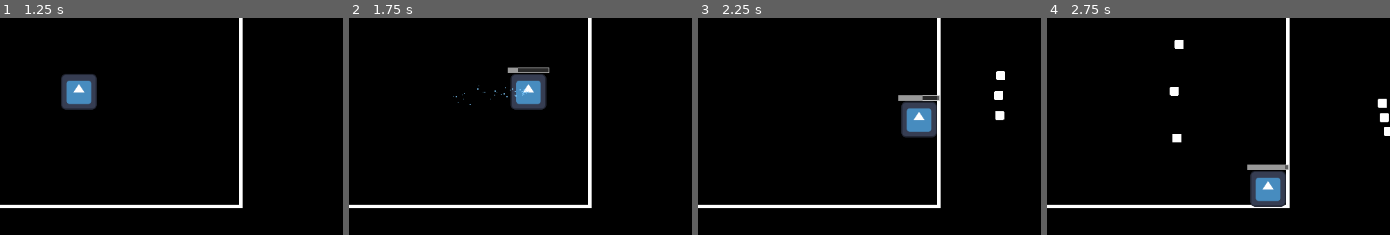
Above: before the commit, frames 1-4 (left to right).
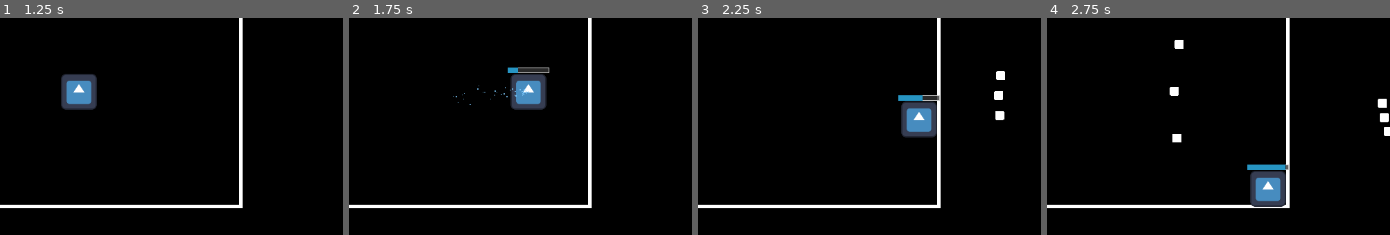
Above: after the commit, the same moments.

Repository: kriegueur/shovel_jam
Game: Godot game, scene res://scenes/battle_scene.tscn
Two runs of this game, one before a commit and one after it. Both use one fixed random seed, a clock stepped at 60 frames per second and the inputs below. The engine's default icon, where the game draws it, is replaced by a stand-in: a white triangle on a blue panel in a dark square.
Inputs:
- Up to frame 1 (1.25 s): click "Attack" at 0.5 s
- Up to frame 2 (1.75 s): tap Enter (ui_accept) at 1.25, 1.52 s; hold D (right) from 1.28 s (still down); tap Shift (dash) at 1.35 s
- Up to frame 3 (2.25 s): release D (right) at 2.03 s; hold S (down) from 2.03 s (still down); tap Shift (dash) at 2.1 s
- Up to frame 4 (2.75 s): keep holding S (down); tap Enter (ui_accept) at 2.27 s
The pictures show only the part of the screen within x 26-76%, y 29-79%; the shares and areas given below are measured in that part.

Frame 1 is identical in both runs. In frame 2, less than 0.1% of the frame differs, in the area x 46-50%, y 22-26%; in frame 3, 0.2%; in frame 4, 0.3%, in the area x 58-70%, y 67-71%.

Commit message:
feat(player_shield_and_parry): Adding shield system

Diff:
--- a/project.godot
+++ b/project.godot
@@ -50,3 +50,8 @@
 "events": [Object(InputEventKey,"resource_local_to_scene":false,"resource_name":"","device":-1,"window_id":0,"alt_press …(195 unchanged characters)…
 ]
 }
+parry&shield={
+"deadzone": 0.2,
+"events": [Object(InputEventKey,"resource_local_to_scene":false,"resource_name":"","device":-1,"window_id":0,"alt_pressed":false,"shift_pressed":false,"ctrl_pressed":false,"meta_pressed":false,"pressed":false,"keycode":0,"physical_keycode":74,"key_label":0,"unicode":106,"location":0,"echo":false,"script":null)
+]
+}
--- a/scenes/player.tscn
+++ b/scenes/player.tscn
@@ -1,7 +1,8 @@
-[gd_scene load_steps=7 format=3 uid="uid://cw7ls5qlpy6og"]
+[gd_scene load_steps=9 format=3 uid="uid://cw7ls5qlpy6og"]
 
 [ext_resource type="Texture2D" uid="uid://ct4vbwak8qdtb" path="res://icon.svg" id="1_4flbx"]
 [ext_resource type="Script" uid="uid://c2j5rrh1je0uj" path="res://scripts/player.gd" id="1_onrkg"]
+[ext_resource type="Texture2D" uid="uid://bljo03jwrwrj" path="res://Assets/GRAY_SHIELD.png" id="3_qhqgy"]
 
 [sub_resource type="RectangleShape2D" id="RectangleShape2D_4flbx"]
 size = Vector2(50, 50)
@@ -17,7 +18,11 @@
 border_width_bottom = 1
 
 [sub_resource type="StyleBoxFlat" id="StyleBoxFlat_qhqgy"]
+bg_color = Color(0.154427, 0.582633, 0.76458, 1)
 border_color = Color(0.3, 0.8, 1, 0.9)
+
+[sub_resource type="StyleBoxFlat" id="StyleBoxFlat_dqkch"]
+bg_color = Color(0.776491, 0.336761, 0.176841, 1)
 
 [node name="Player" type="CharacterBody2D" groups=["player"]]
 script = ExtResource("1_onrkg")
@@ -48,3 +53,21 @@
 max_value = 10.0
 value = 10.0
 show_percentage = false
+
+[node name="Shield" type="Sprite2D" parent="."]
+visible = false
+self_modulate = Color(0.678267, 0.382473, 0.459628, 1)
+scale = Vector2(0.15, 0.15)
+texture = ExtResource("3_qhqgy")
+
+[node name="ParryCooldown" type="ProgressBar" parent="."]
+visible = false
+offset_left = -30.0
+offset_top = -45.0
+offset_right = 30.0
+offset_bottom = -37.0
+theme_override_styles/background = SubResource("StyleBoxFlat_g2els")
+theme_override_styles/fill = SubResource("StyleBoxFlat_dqkch")
+max_value = 10.0
+value = 10.0
+show_percentage = false
--- a/scripts/battle_scene.gd
+++ b/scripts/battle_scene.gd
@@ -30,8 +30,11 @@
 	start_action_choice()
 	attack_button.connect("pressed", start_target_choice)
 	timer.connect("timeout", stop_enemy_turn)
-	player.connect("player_hit", func():
-		print("player loses HP TODO")
+	player.connect("player_hit", func(reduction: float):
+		print("player loses HP TODO ", reduction, "reduction")
+	)
+	player.connect("projectile_parried", func(projectile, direction_to_sender):
+		print("PARRYYYYYYYYYYYYY")
 	)
 
 func _input(event: InputEvent) -> void:
@@ -119,6 +122,7 @@
 	var enemy_index = enemies.find(enemy)
 	enemies.remove_at(enemy_index)
 	enemy.queue_free()
+	current_target = 0
 	if enemies.is_empty():
 		battle_over()
 
--- a/scripts/player.gd
+++ b/scripts/player.gd
@@ -5,10 +5,13 @@
 enum PlayerState {
 	WAIT,
 	MOVE,
-	DASHING
+	DASHING,
+	PARRYING,
+	SHIELD
 }
 
-signal player_hit
+signal player_hit(percent: float)
+signal projectile_parried(projectile, direction_to_sender)
 
 var state : PlayerState = PlayerState.WAIT
 
@@ -17,20 +20,83 @@
 const DASH_DURATION = 0.3
 const DASH_COOLDOWN = 1.5
 
+const PARRY_FRAME = 3
+const SHIELD_DAMAGE_REDUCTION = 0.2
+const PARRY_COOLDOWN = 2.0
+
 var dash_direction : Vector2 = Vector2.ZERO
 var dash_timer : float = 0.0
 var dash_cooldown_timer : float = 0.0
 var can_dash : bool = true
 
+var parry_frame_count: int = 0
+var parry_cooldown_timer : float = 0.0
+var can_parry: bool = true
+var last_enemy_position: Vector2
+
 # Called when the node enters the scene tree for the first time.
 func _ready() -> void:
 	$hurtbox.connect("area_entered", func(area : Area2D):
-		player_hit.emit()
+		handle_hit(area)
 	)
+	dash_setup()
+	parry_setup()
+
+func handle_hit(area: Area2D):
+	match state:
+		PlayerState.PARRYING:
+			parry_projectile(area)
+		PlayerState.SHIELD:
+			player_hit.emit(SHIELD_DAMAGE_REDUCTION)
+		_:
+			player_hit.emit(0)
+
+func parry_projectile(projectile_area: Area2D):
+	var direction_to_sender
+	var projectile_parent = projectile_area.get_parent()
+	if projectile_parent and projectile_area.has_method("get_sender_position"):
+		var sender_position = projectile_parent.get_sender_position()
+		direction_to_sender = (sender_position - global_position).normalized()
+	else:
+		direction_to_sender = (last_enemy_position - global_position).normalized()
+	projectile_parried.emit(projectile_area, direction_to_sender)
+
+func start_parry():
+	if not can_parry or state == PlayerState.DASHING:
+		return
+
+	state = PlayerState.PARRYING
+	parry_frame_count = 0
+	velocity = Vector2.ZERO
+	$Shield.visible = true
+	$Shield.modulate = Color(1, 1, 1, 0.8)
+
+	var tween = create_tween()
+	tween.tween_property($Shield, "modulate", Color(1.5, 1.5, 1.5, 1.0), 0.1)
+	tween.tween_property($Shield, "modulate", Color(1, 1, 1, 0.8), 0.1)
+
+func update_parry_state():
+	parry_frame_count += 1
+	if parry_frame_count >= PARRY_FRAME:
+		state = PlayerState.SHIELD
+		$Shield.modulate = Color(0.8, 0.8, 1.0, 0.6)
+
+
+func stop_parry():
+	if state == PlayerState.PARRYING or state == PlayerState.SHIELD:
+		state = PlayerState.MOVE
+		$Shield.visible = false
+		can_parry = false
+
+func dash_setup():
 	$DashCooldownBar.min_value = 0
 	$DashCooldownBar.max_value = DASH_COOLDOWN
 	$DashCooldownBar.value = DASH_COOLDOWN
 
+func parry_setup():
+	$ParryCooldown.min_value = 0
+	$ParryCooldown.max_value = PARRY_COOLDOWN
+	$ParryCooldown.value = PARRY_COOLDOWN
 
 func show_dash_progressbar(delta: float) -> void:
 	if not can_dash:
@@ -43,12 +109,37 @@
 			dash_cooldown_timer = 0.0
 			$DashCooldownBar.visible = false
 
+func show_parry_progressbar(delta: float) -> void:
+	if not can_parry:
+		parry_cooldown_timer += delta
+		$ParryCooldown.value = parry_cooldown_timer
+		$ParryCooldown.visible = true
+
+		if parry_cooldown_timer >= PARRY_COOLDOWN:
+			can_parry = true
+			parry_cooldown_timer = 0.0
+			$ParryCooldown.visible = false
+
 func movement_handler(delta: float) -> void:
 	var input_vector = Input.get_vector("left","right","up","down")
 	velocity = input_vector * SPEED
 	if Input.is_action_just_pressed("dash") and can_dash and input_vector != Vector2.ZERO:
 		start_dash(input_vector.normalized())
+	if Input.is_action_just_pressed("parry&shield") and can_parry:
+		start_parry()
+		return
 	move_and_slide()
+
+func parrying_handler(delta: float):
+	velocity = Vector2.ZERO
+	update_parry_state()
+	if Input.is_action_just_released("parry&shield"):
+		stop_parry()
+
+func shielding_handler(delta: float):
+	velocity = Vector2.ZERO
+	if Input.is_action_just_released("parry&shield"):
+		stop_parry()
 
 func dashing_handler(delta: float):
 	dash_timer += delta
@@ -74,6 +165,7 @@
 	dash_timer = 0.0
 	velocity = Vector2.ZERO
 
+# make directly an element rather that manually shit like I did
 func create_dash_effect():
 	var particles = CPUParticles2D.new()
 	add_child(particles)
@@ -109,16 +201,43 @@
 
 func _physics_process(delta: float) -> void:
 	show_dash_progressbar(delta)
+	show_parry_progressbar(delta)
+
 	match state:
 		PlayerState.MOVE:
 			movement_handler(delta)
 		PlayerState.DASHING:
 			dashing_handler(delta)
+		PlayerState.PARRYING:
+			parrying_handler(delta)
+		PlayerState.SHIELD:
+			shielding_handler(delta)
 		_:
 			pass
 
+func reset_dash():
+	$DashCooldownBar.value = DASH_COOLDOWN
+	$DashCooldownBar.visible = false
+	dash_direction = Vector2.ZERO
+	dash_timer = 0.0
+	dash_cooldown_timer = 0.0
+	can_dash = true
+
+func reset_parry():
+	can_parry = true
+	parry_cooldown_timer = 0.0
+	parry_frame_count = 0
+	$Shield.visible = false
+	$ParryCooldown.value = PARRY_COOLDOWN
+	$ParryCooldown.visible = false
+
 func start_moving():
 	state = PlayerState.MOVE
 
 func stop_moving():
 	state = PlayerState.WAIT
+	reset_dash()
+	reset_parry()
+
+func set_last_enemy_position(pos: Vector2):
+	last_enemy_position = pos
Binary file added: Assets/GRAY_SHIELD.png
Not shown, added: Assets/GRAY_SHIELD.png.import
